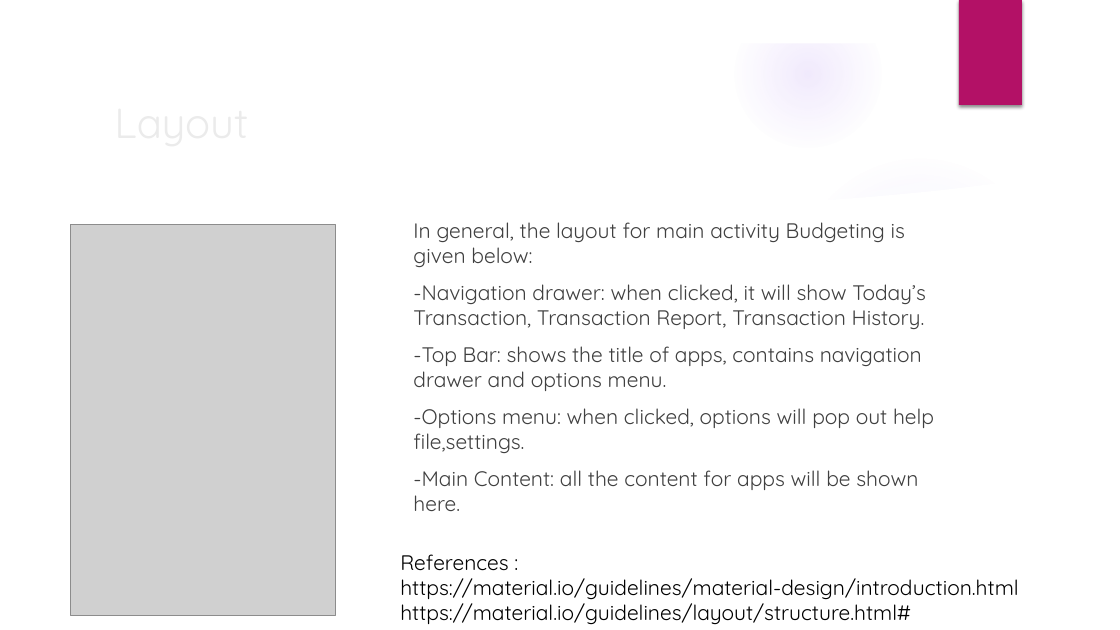
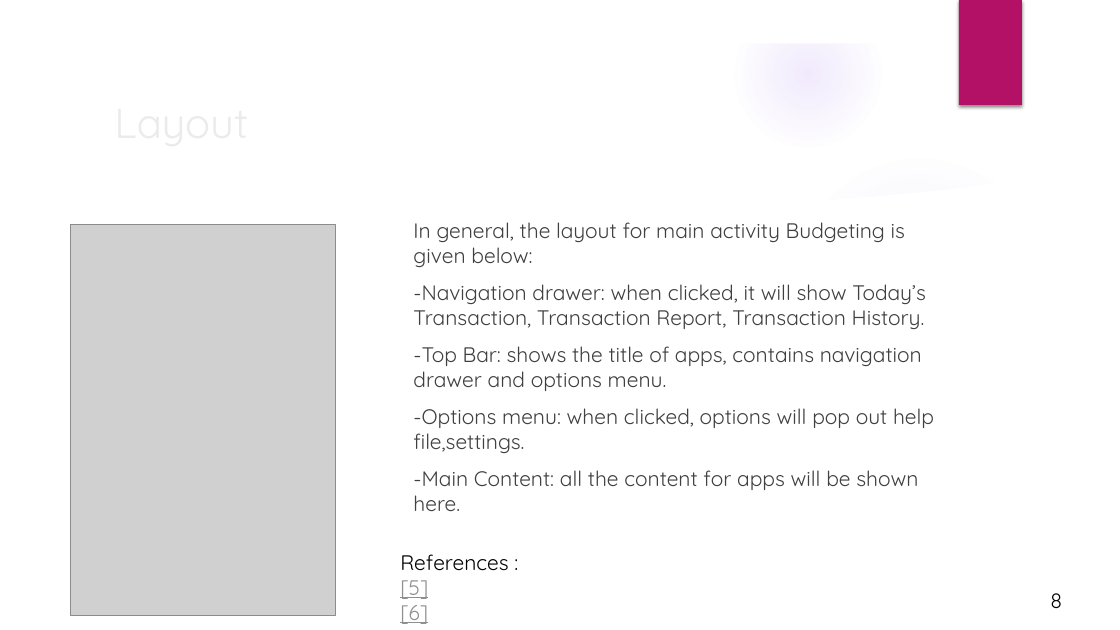
Before and after one commit to tyrand3/HCI-Budgeting, a slide deck: slide 10 of PPTHCiBudgeting.pptx (slide 5 before the commit). Drawn at 1120x630 pixels with LibreOffice and Linux fonts; fonts in the diff are those of the drawing; grey boxes stand for pictures; background and template pictures are left out. Boxes give left, top, right and bottom in pixels: in the first picture for what was removed or moved away, otherwise in the second. Text is boxed around its words. In the diff, an @@ line names an element or a change of style, - is before the commit and + after.

```diff
--- a/PPTHCiBudgeting.pptx
+++ b/PPTHCiBudgeting.pptx
@@ text at [400,580,428,624]: text changed; text colour #000000 to #8F8F8F @@
-https://material.io/guidelines/material-design/introduction.html
-https://material.io/guidelines/layout/structure.html#
+[5]
+[6]
@@ text added at [1050,593,1062,608], 18 pt, text #000000 @@
+8
```
Also in this commit, not shown: 19 other slides changed, 14 slides added, 5 other files.
